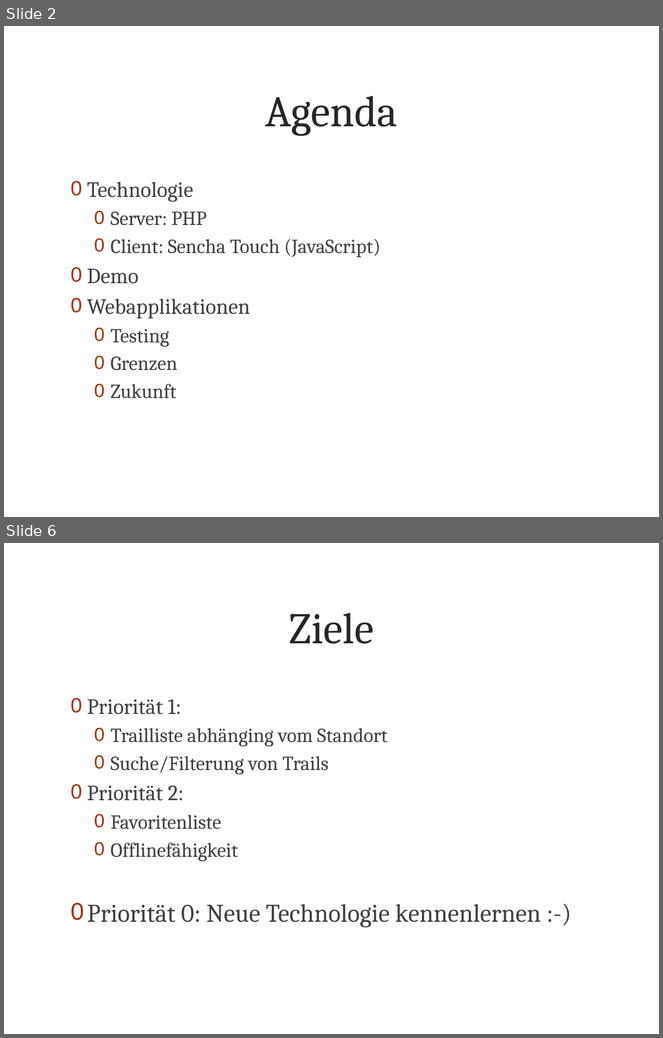
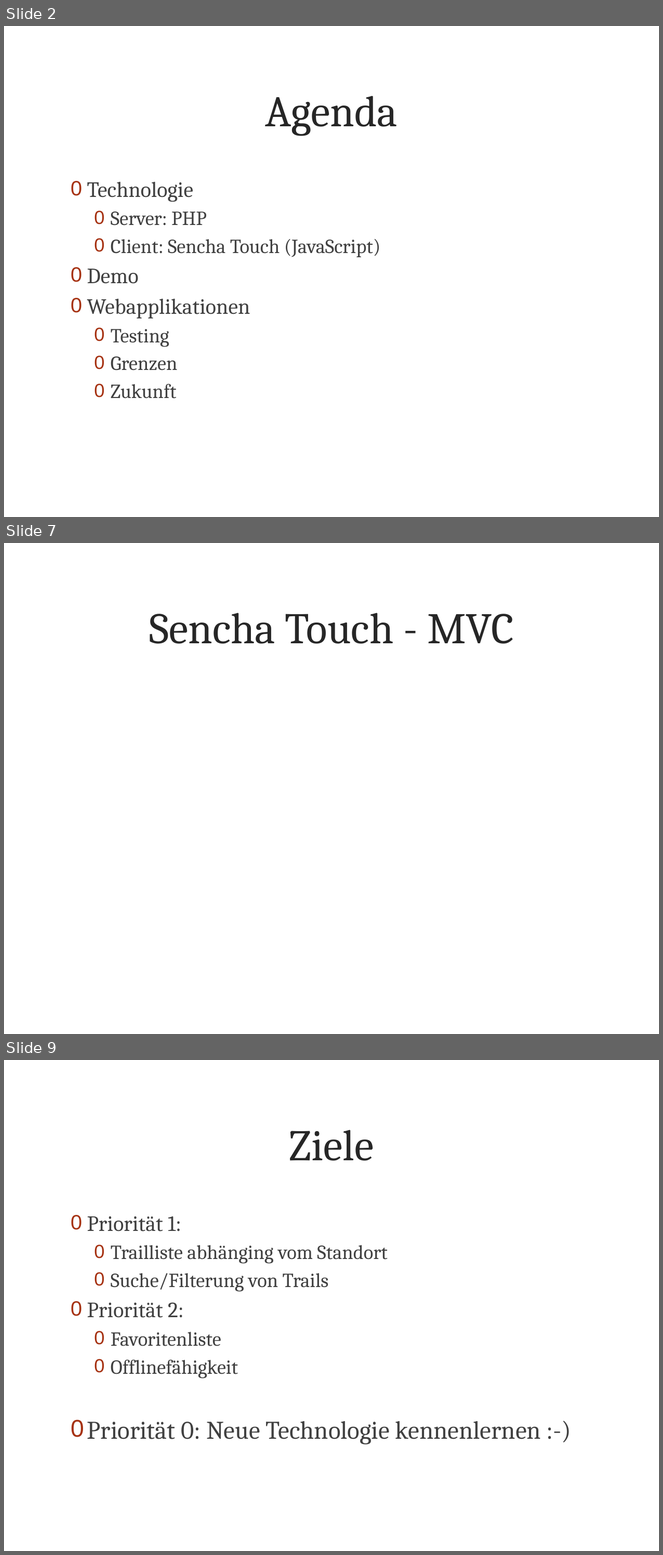
Before and after one commit to metaodi/TrailDevilsXPl-2, a slide deck: _DOCUMENTATION/Presentation/Praesentation-Traildevils-XPl2.pptx. Shown one above the other, each under a label of ours: slides 2 and 6 before the commit, slides 2, 7 and 9 after it; the slides between them are not shown. The pictures are 663x1038 and 663x1555 pixels, drawn with LibreOffice and Linux fonts; fonts in the diff are those of the drawing; background and template pictures are left out. Boxes give left, top, right and bottom in pixels: in the first picture for what was removed or moved away, otherwise in the second. Text is boxed around its words. In the diff, an @@ line names an element or a change of style, - is before the commit and + after.

```diff
--- a/_DOCUMENTATION/Presentation/Praesentation-Traildevils-XPl2.pptx
+++ b/_DOCUMENTATION/Presentation/Praesentation-Traildevils-XPl2.pptx
@@ slide 7 added at [4, 543, 659, 1034], background picture (left out) @@
@@ title added at [149, 613, 514, 644], 48 pt, text #262626 @@
+Sencha Touch - MVC
@@ what was slide 6 is now slide 9 @@
```
Also in this commit, not shown: 7 slides changed, 6 other slides added, 2 other files.
